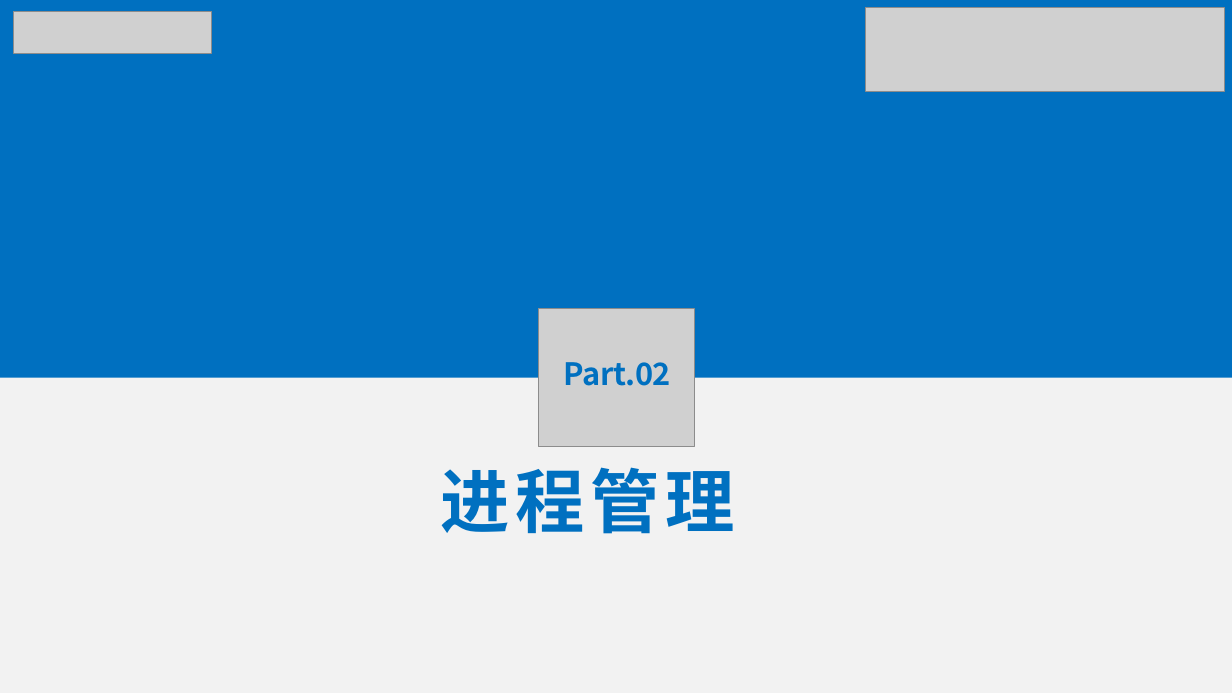
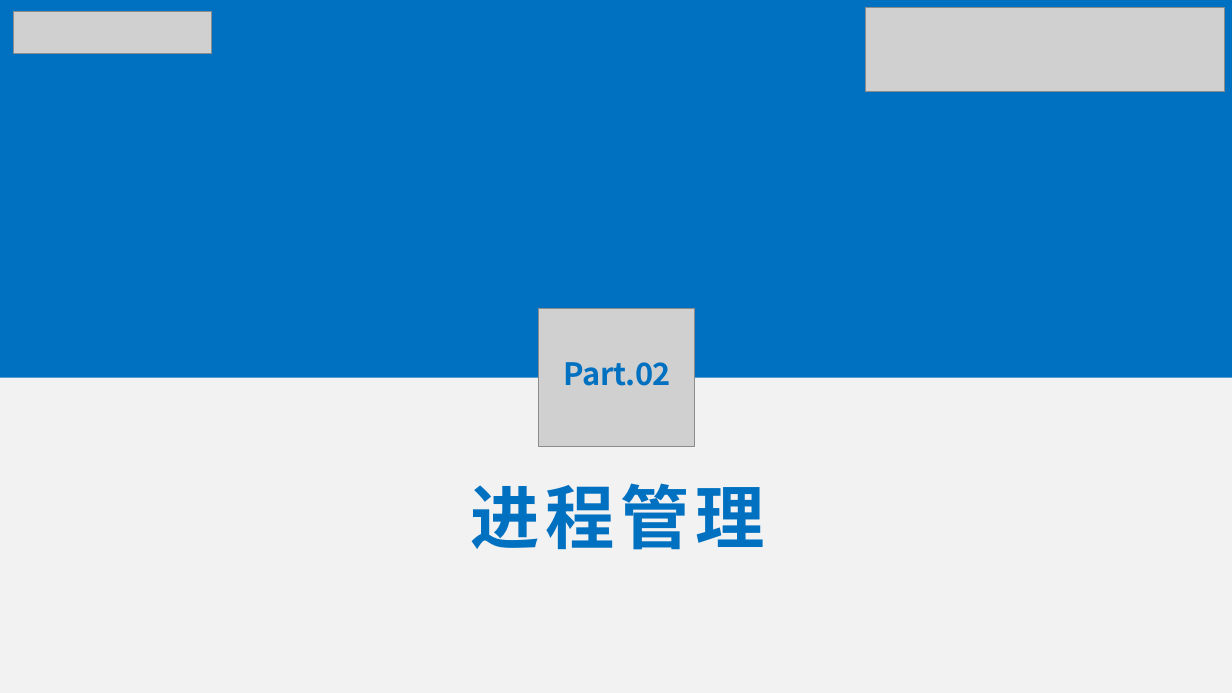
Before and after one commit to Anekoique/StarryX, a slide deck: slide 9 of docs/StarryX.pptx (slide 5 before the commit). Drawn at 1232x693 pixels with LibreOffice and Linux fonts; fonts in the diff are those of the drawing; grey boxes stand for pictures. Boxes give left, top, right and bottom in pixels: in the first picture for what was removed or moved away, otherwise in the second. Text is boxed around its words. In the diff, an @@ line names an element or a change of style, - is before the commit and + after.

```diff
--- a/docs/StarryX.pptx
+++ b/docs/StarryX.pptx
@@ text "进程管理" moved from (x1=440, y1=467, x2=735, y2=534) to (x1=470, y1=483, x2=765, y2=550) @@
```
Also in this commit, not shown: 18 other slides changed, 3 slides added, 1 slide removed, 3 other files.
